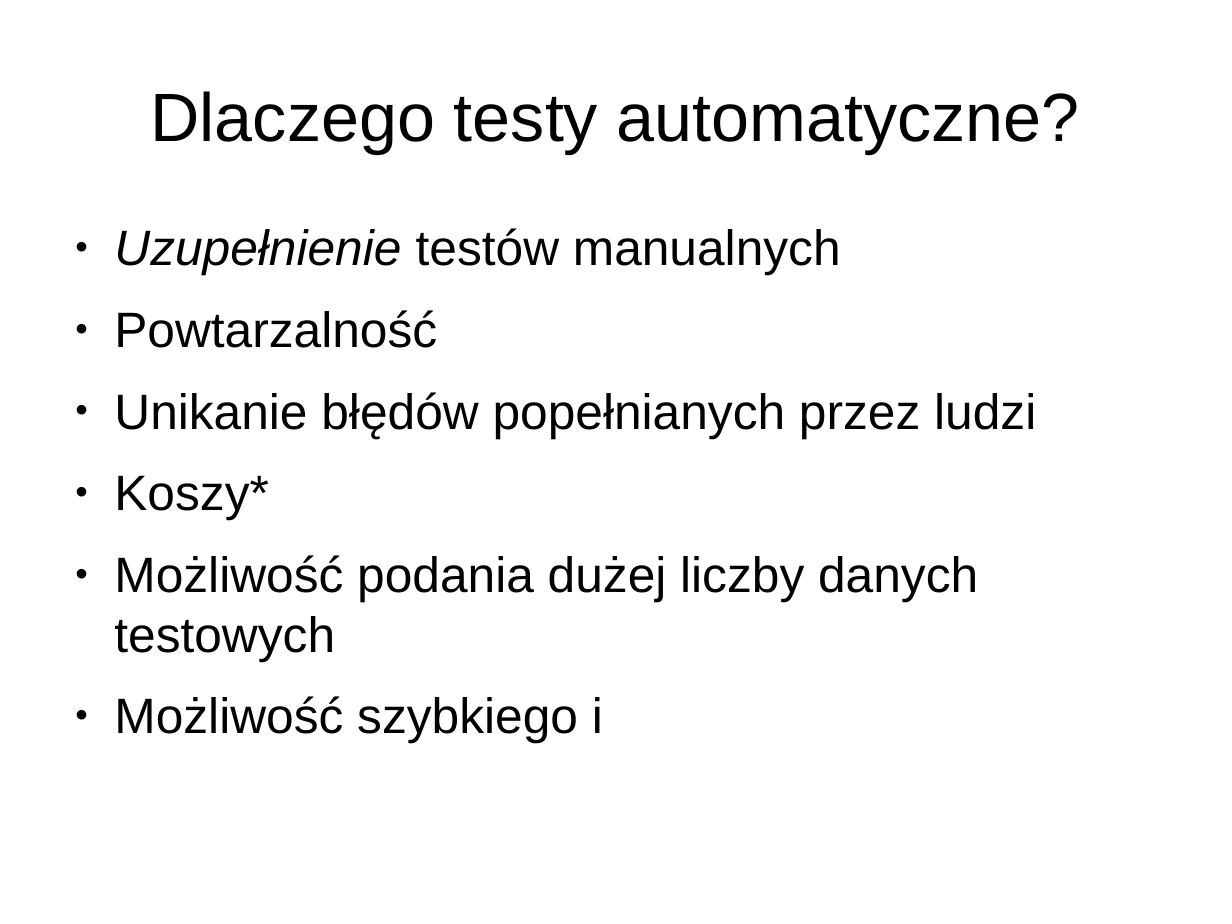
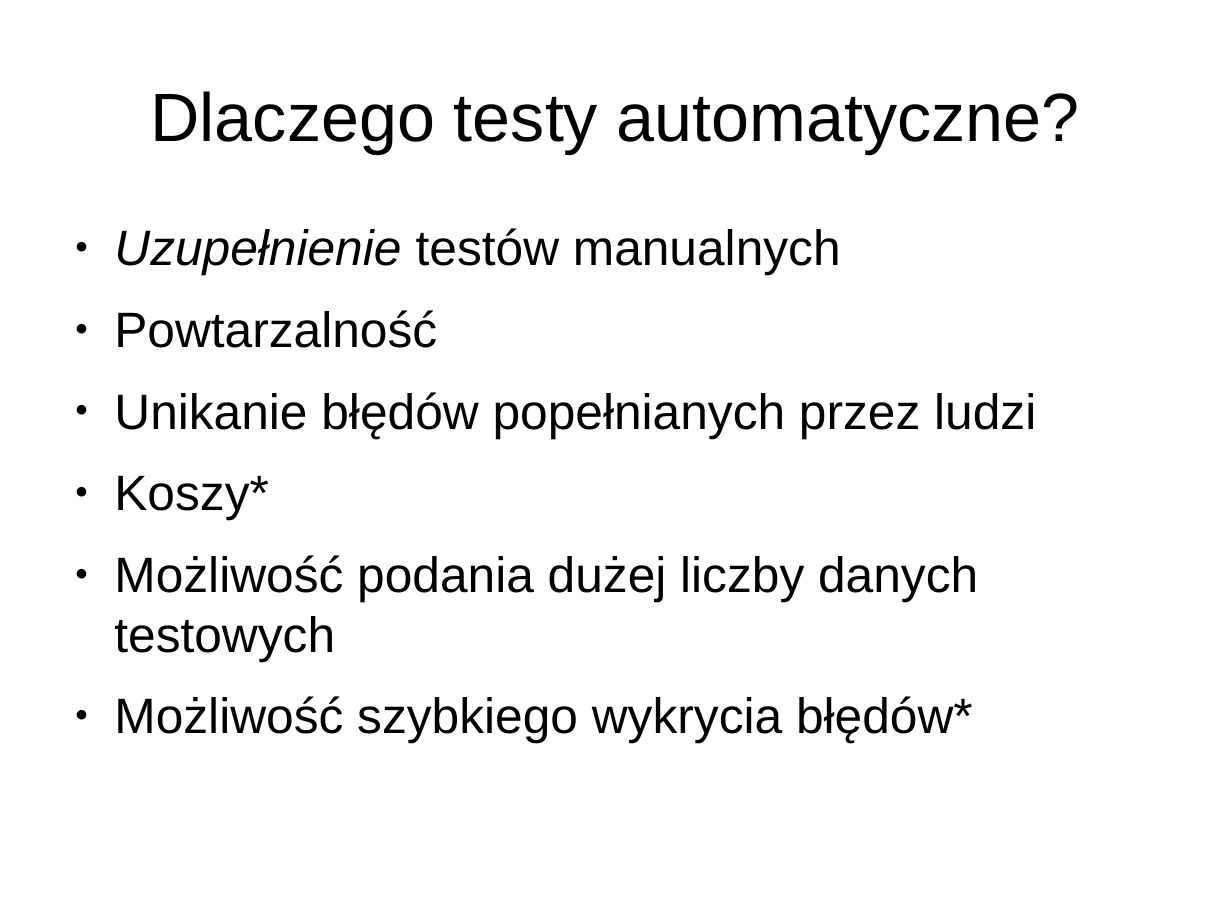
Before and after one commit to laikkk/TarPrezentacja, a slide deck: slide 4 of Prezentacja Testy Automatyczne + Selenium.odp. Drawn at 1232x924 pixels with LibreOffice and Linux fonts; fonts in the diff are those of the drawing. Boxes give left, top, right and bottom in pixels: in the first picture for what was removed or moved away, otherwise in the second. Text is boxed around its words. In the diff, an @@ line names an element or a change of style, - is before the commit and + after.

```diff
--- a/Prezentacja Testy Automatyczne + Selenium.odp
+++ b/Prezentacja Testy Automatyczne + Selenium.odp
@@ text at box(114, 696, 973, 743): text changed @@
-● Możliwość szybkiego i
+● Możliwość szybkiego wykrycia błędów*
```
Also in this commit, not shown: 3 other slides changed, 1 slide added, 1 slide removed, 7 other files.
